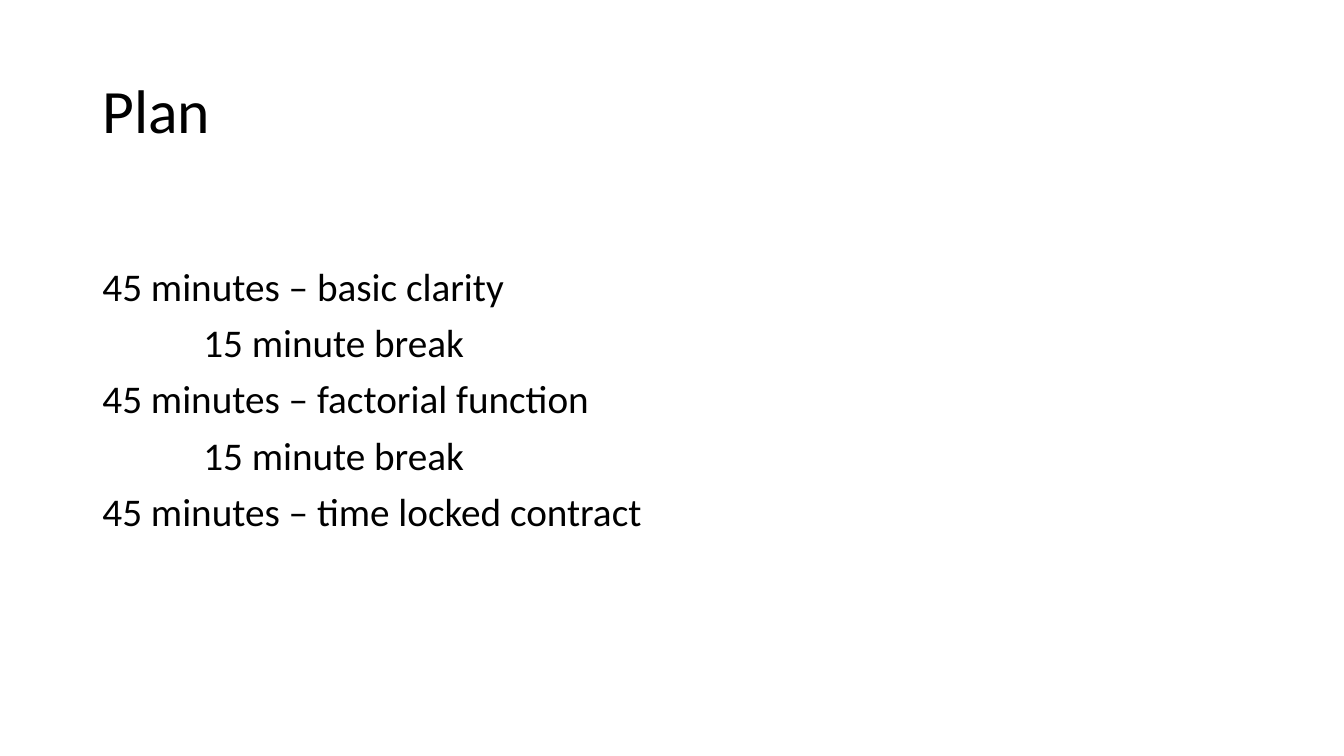
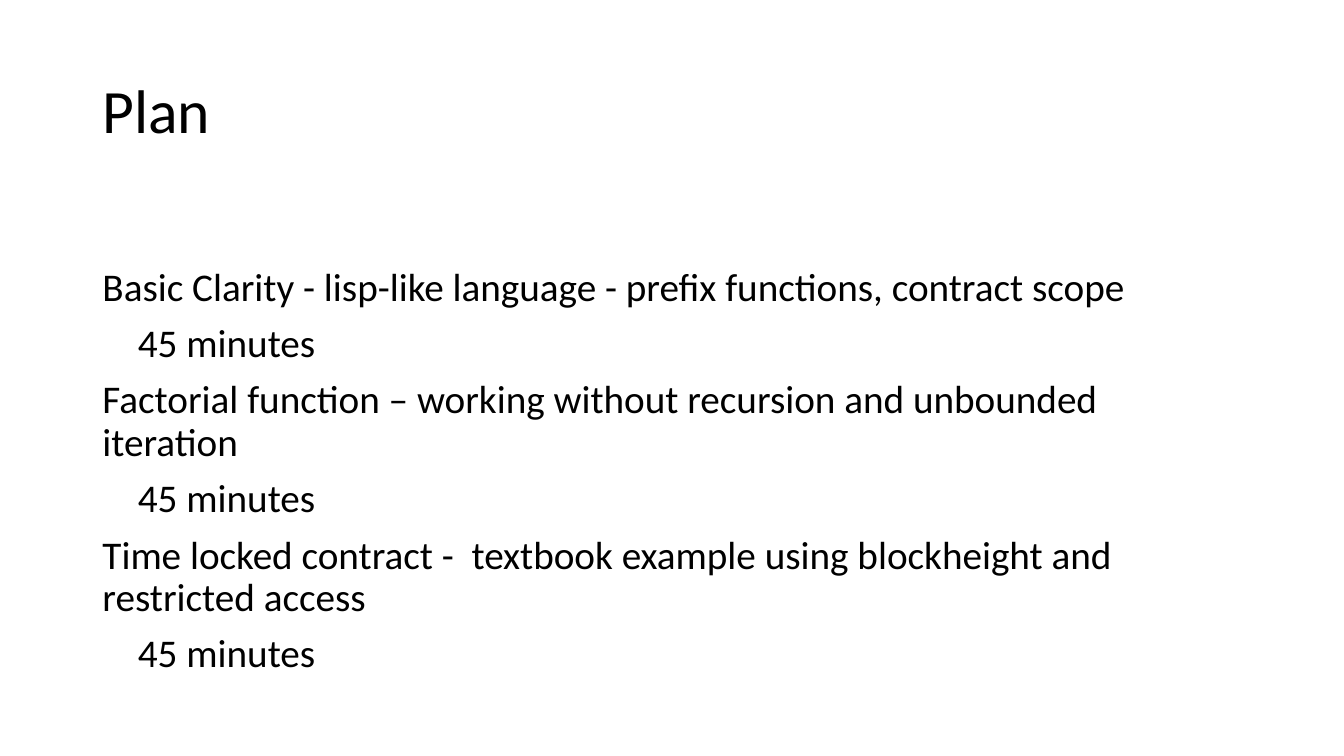
Before and after one commit to wonder-phil/ClarityWorkshopMain, a slide deck: slide 7 of Agenda.pptx. Drawn at 1344x756 pixels with LibreOffice and Linux fonts; fonts in the diff are those of the drawing. Boxes give left, top, right and bottom in pixels: in the first picture for what was removed or moved away, otherwise in the second. Text is boxed around its words. In the diff, an @@ line names an element or a change of style, - is before the commit and + after.

```diff
--- a/Agenda.pptx
+++ b/Agenda.pptx
@@ text at [102, 273, 1124, 668]: text changed @@
-45 minutes – basic clarity
-15 minute break
-45 minutes – factorial function
-15 minute break
-45 minutes – time locked contract
+Basic Clarity - lisp-like language - prefix functions, contract scope
+45 minutes
+Factorial function – working without recursion and unbounded iteration
+45 minutes
+Time locked contract - textbook example using blockheight and restricted access
+45 minutes
```
Also in this commit, not shown: 1 other file.
